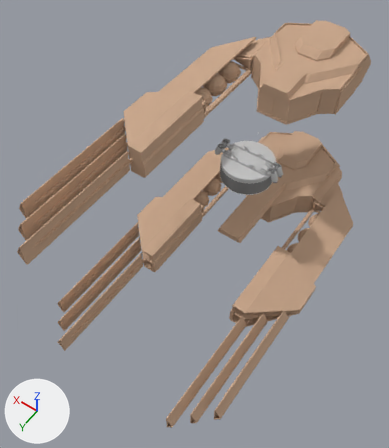
An edit to the Blender file Openhypt/OpenhyptProject/Assets/Vehicles/BigCeptobarge.blend, drawn before and after from the same camera.
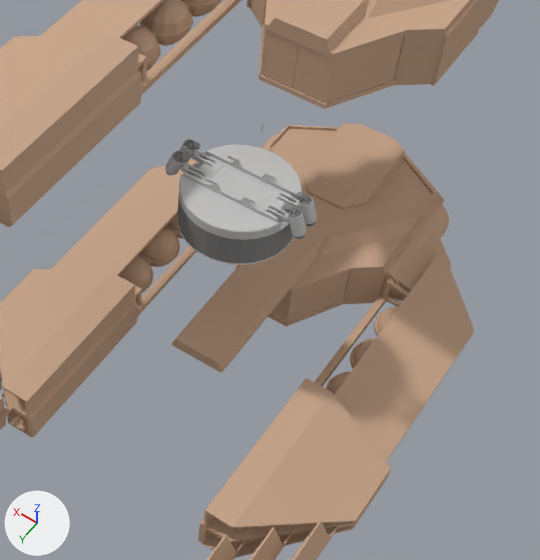
There are two pictures of each version: one whole from a camera (50 mm lens) standing at (-114.6, 219.8, 337.1) and looking at (12.7, 41.6, 57.1), one close up on the part from 36% to 98% of the width and 17% to 73% of the height. The axes (+X, +Y, +Z) are drawn at lower left. The lights are the same throughout.

In view in the first close-up: 'BigCeptobarge', 'BigCeptobargeCol1', 'BigCeptobargeCol2', 'BigDropContainer'.
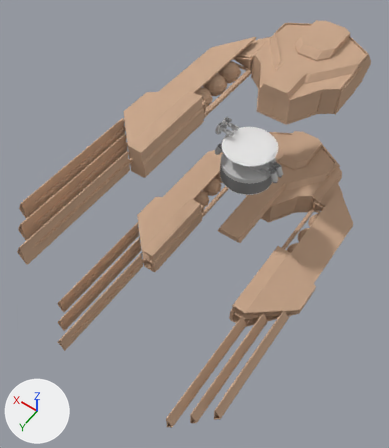
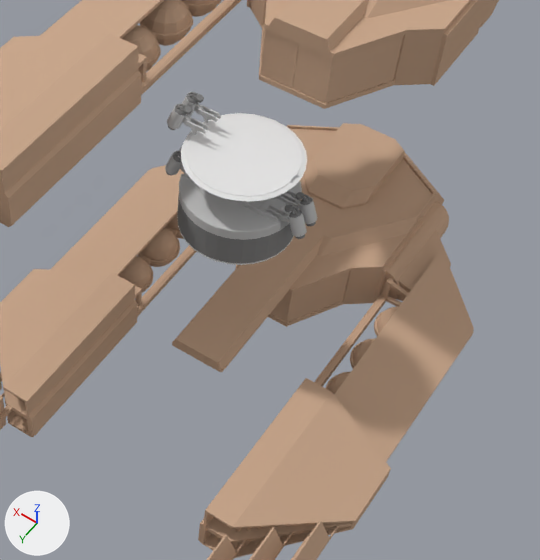
What the commit changed:
Object 'BigDropContainerCol' (ob_bigdropcontainercol) is now shown.
Object 'BigDropContainerFloorCol' (ob_bigdropcontainerfloorcol) is now shown.

Location of each change, (x1, y1, x2, y2) in pixels of the close-ups (540 x 560 px):
'BigDropContainerFloorCol', shown: after (181, 113, 307, 202)
'BigDropContainerCol', shown: after (167, 92, 221, 135)
